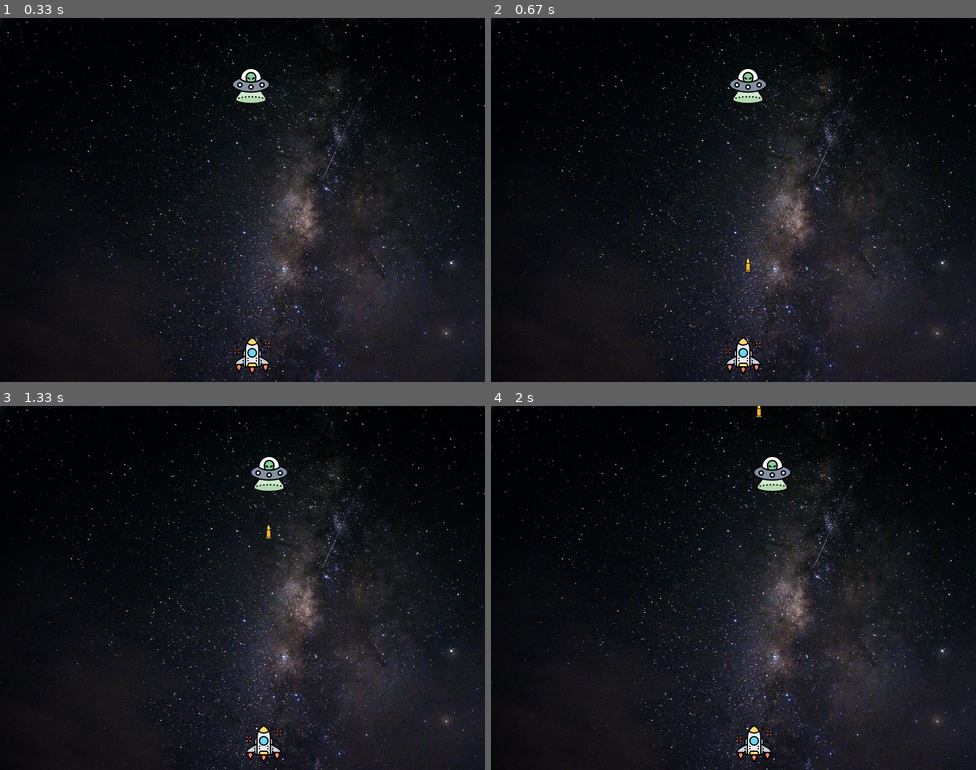
Above: before the commit, frames 1-4 (two rows, left to right).
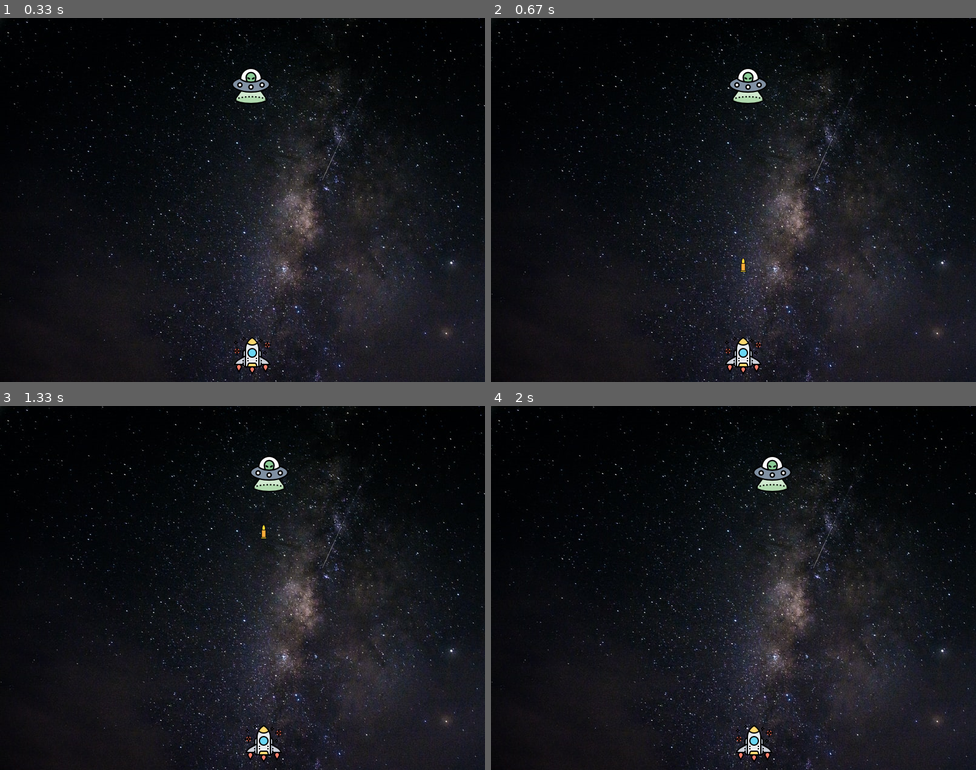
Above: after the commit, the same moments.

Repository: stephenh67/pygame_programs
Game: pygame game, started from space_invaders/si.py
Same seed, same stepped clock (60 frames per second), same inputs: the game is played once before the commit and once after it.
Inputs:
- Up to frame 1 (0.33 s): no input
- Up to frame 2 (0.67 s): tap Space at 0.33 s
- Up to frame 3 (1.33 s): hold Right 0.67-1.13 s; tap Space at 0.73, 1.03, 1.23 s; hold Right from 1.17 s (still down)
- Up to frame 4 (2 s): tap Space at 1.53, 1.73 s; release Right at 1.63 s; hold Left from 1.67 s (still down)

Frame 1 is identical in both runs. In frame 2, less than 0.1% of the frame differs, in the area x 51-54%, y 65-70%; in frame 3, less than 0.1%; in frame 4, less than 0.1%.

Commit message:
add multiple bullets

Diff:
--- a/space_invaders/si.py
+++ b/space_invaders/si.py
@@ -41,7 +41,7 @@
 def fire_bullet(x, y):
     global bullet_state
     bullet_state = 'fire'
-    screen.blit(bullet_img, (x + 28, y + 10))
+    screen.blit(bullet_img, (x + 20, y + 10))
 
 
 def player(x, y):
@@ -94,6 +94,11 @@
         enemy_x_change = -.5
         enemy_y += enemy_y_change
 
+
+    if bullet_y <= 0:
+        bullet_y = 480
+        bullet_state = 'ready'
+
     # bullet movement
     if bullet_state == 'fire':
         fire_bullet(player_x, bullet_y)
